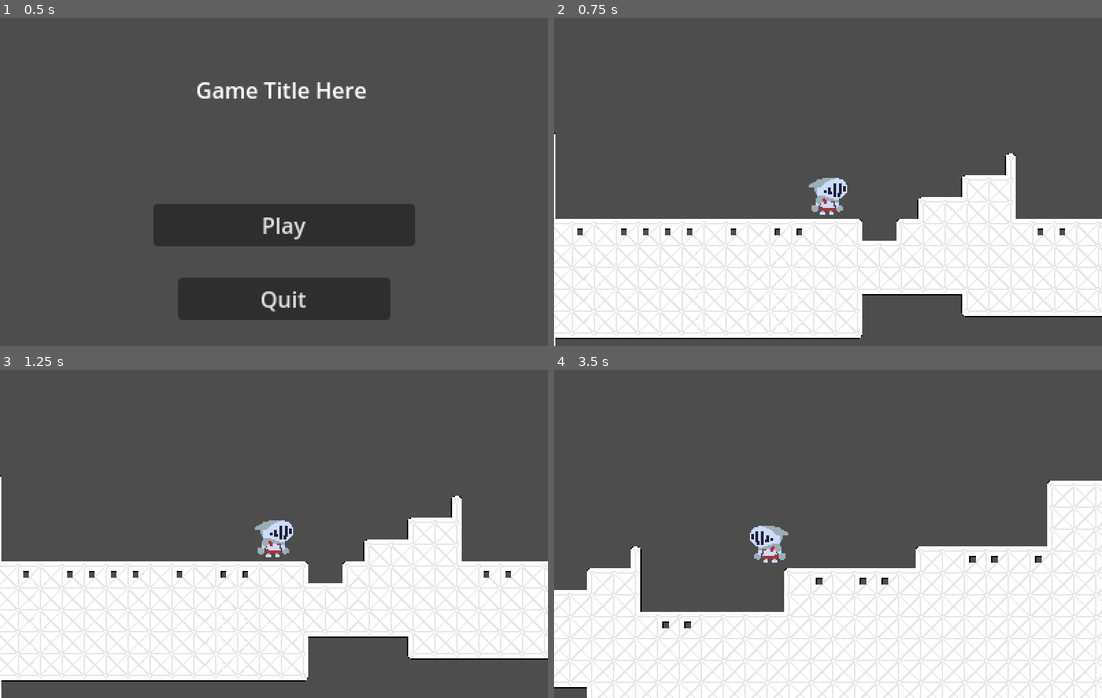
Above: before the commit, frames 1-4 (two rows, left to right).
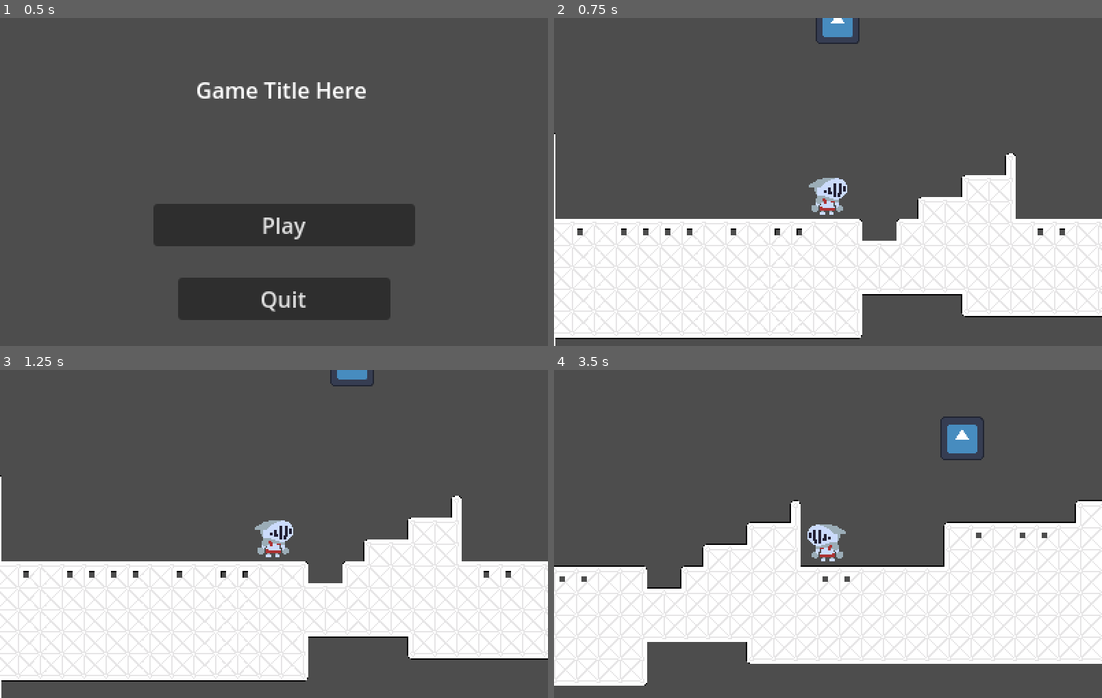
Above: after the commit, the same moments.

Repository: WondaMegapon/ACMJAM-S2024
Game: Godot game, scene res://Scenes/MainMenue.tscn
The game is run twice, just before and just after one commit, with the same random seed, the same clock (stepped at 60 frames per second) and the same inputs. The engine's default icon, where the game draws it, is replaced by a stand-in: a white triangle on a blue panel in a dark square.
Inputs:
- Up to frame 1 (0.5 s): no input
- Up to frame 2 (0.75 s): click "Play" at 0.5 s
- Up to frame 3 (1.25 s): no input
- Up to frame 4 (3.5 s): hold D (player_right) 1.28-2.78 s; tap Shift (player_dash) at 1.35, 2.1, 2.85 s; tap Space (player_jump) at 1.52, 2.27 s; hold A (player_left) from 2.78 s (still down)

Frame 1 is identical in both runs. In frame 2, 0.4% of the frame differs, in the area x 47-56%, y 0-8%; in frame 3, 0.2%; in frame 4, 32%, in the area x 0-100%, y 14-100%.

Commit message:
Cleaning up gamemaster.

Diff:
--- a/Scenes/main.tscn
+++ b/Scenes/main.tscn
@@ -2,7 +2,7 @@
 
 [ext_resource type="PackedScene" uid="uid://drgdvvy4taqkv" path="res://Objects/Characters/Player.tscn" id="2_i8yml"]
 [ext_resource type="TileSet" uid="uid://dbqrtrx1sjc54" path="res://Objects/Tilemaps/ogatemplate.tres" id="4_7yxpr"]
-[ext_resource type="PackedScene" path="res://Enemy.tscn" id="4_8trr8"]
+[ext_resource type="PackedScene" uid="uid://ce45sv6y7yeis" path="res://Objects/Characters/Enemies/BasicEnemy.tscn" id="4_8trr8"]
 
 [node name="Node2D" type="Node2D"]
 process_mode = 1
--- a/Scripts/Characters/Enemies/BasicEnemy.gd
+++ b/Scripts/Characters/Enemies/BasicEnemy.gd
@@ -4,13 +4,15 @@
 const JUMP_VELOCITY = -400.0
 const MOVE_DURATION = 4.0  # time to move in one direction
 
+@onready var gameMaster = get_node("/root/GameMaster") # Getting our gamemaster.
+
 var gravity = ProjectSettings.get_setting("physics/2d/default_gravity")
 var move_timer = MOVE_DURATION
 var Unstuck = JUMP_VELOCITY
 var direction = 1  # 1 for right, -1 for left
-var gamePaused = false
+
 func _physics_process(delta):
-	if(gamePaused): return
+	if(gameMaster.currentState != GameMaster.GameState.GAMEPLAY): return
 	if not is_on_floor():
 		velocity.y += gravity * delta
 
@@ -26,7 +28,3 @@
 	velocity.x = direction * SPEED
 
 	move_and_slide()
-
-func _process(delta):
-	if(Input.is_action_just_pressed("player_pause")):
-		gamePaused = not gamePaused
--- a/Scripts/GameMaster.gd
+++ b/Scripts/GameMaster.gd
@@ -14,7 +14,6 @@
 func _ready():
 	pass # Replace with function body.
 
-
 # Called every frame. 'delta' is the elapsed time since the previous frame.
 func _process(delta):
 	if(currentState == GameState.GAMEPLAY): # If we're currently video gaming.
